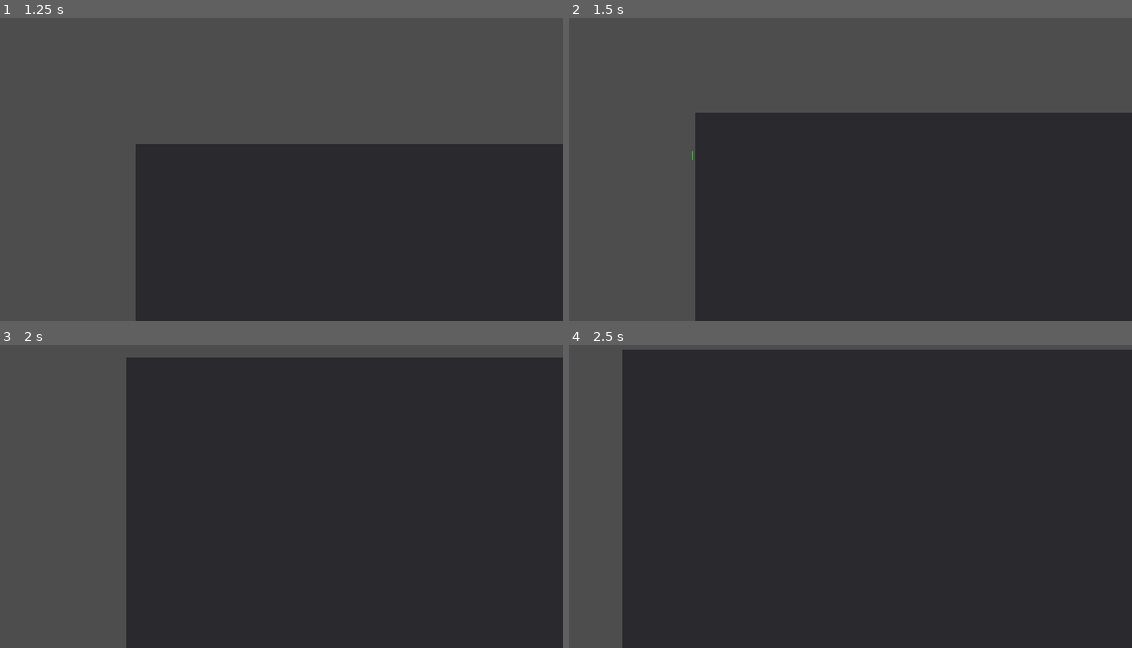
Above: before the commit, frames 1-4 (two rows, left to right).
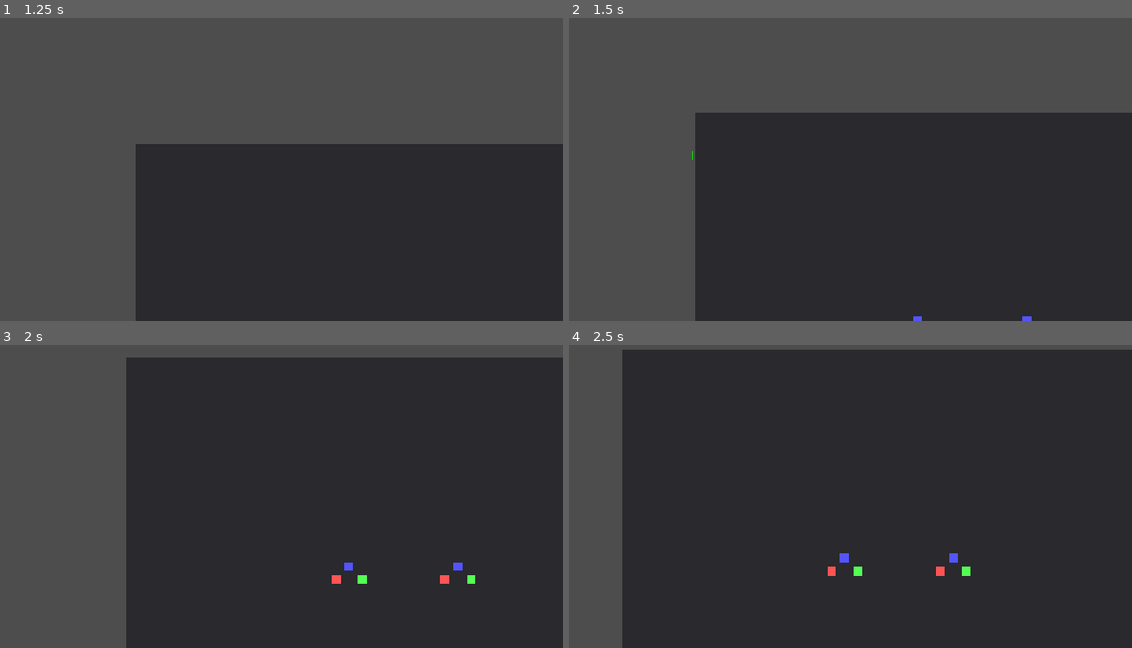
Above: after the commit, the same moments.

Repository: roflanbi4/game-zov
Game: Godot game, scene res://scenes/core/main_game.tscn
The game is run twice, just before and just after one commit, with the same random seed, the same clock (stepped at 60 frames per second) and the same inputs.
Inputs (mouse positions are in pixels of both pictures, inside the frame that each line leads up to):
- Up to frame 1 (1.25 s): tap Enter at 0.5 s; move the mouse to (388, 127) at 0.52 s; hold D from 0.53 s (still down); click (388, 127) at 0.67 s
- Up to frame 2 (1.5 s): move the mouse to (692, 163) at 1.27 s; release D at 1.28 s; hold S from 1.28 s (still down); click (692, 163) at 1.42 s
- Up to frame 3 (2 s): keep holding S
- Up to frame 4 (2.5 s): move the mouse to (878, 393) at 2.02 s; release S at 2.03 s; hold D from 2.03 s (still down); click (878, 393) at 2.17 s

Frame 1 is identical in both runs. In frame 2, less than 0.1% of the frame differs, in the area x 61-83%, y 98-100%; in frame 3, 0.3%; in frame 4, 0.3%, in the area x 45-72%, y 68-77%.

Commit message:
2-sex

Diff:
--- a/scenes/core/main_game.tscn
+++ b/scenes/core/main_game.tscn
@@ -1,7 +1,12 @@
-[gd_scene load_steps=3 format=3]
+[gd_scene load_steps=4 format=3]
 
 [ext_resource type="Script" path="res://scripts/core/RTSCamera.gd" id="1"]
 [ext_resource type="Script" path="res://scripts/core/SelectionManager.gd" id="2"]
+[ext_resource type="Script" path="res://scripts/core/SquadController.gd" id="3"]
+[ext_resource type="Script" path="res://scripts/core/Soldier.gd" id="4"]
+
+[sub_resource id="1" type="CircleShape2D"]
+radius = 4.0
 
 [node name="Main" type="Node2D"]
 
@@ -15,12 +20,84 @@
 size = Vector2(1920, 1080)
 color = Color(0.16, 0.16, 0.18, 1.0)
 
-[node name="TestUnit1" type="CharacterBody2D" parent="."]
-position = Vector2(400, 300)
+[node name="NavRegion" type="NavigationRegion2D" parent="."]
 
-[node name="Sprite2D" type="Sprite2D" parent="./TestUnit1"]
+[node name="Squad1" type="Node2D" parent="."]
+script = ExtResource("3")
+position = Vector2(400, 400)
 
-[node name="TestUnit2" type="CharacterBody2D" parent="."]
-position = Vector2(500, 300)
+[node name="Soldier1" type="CharacterBody2D" parent="Squad1"]
+script = ExtResource("4")
+position = Vector2(-24, 0)
 
-[node name="Sprite2D" type="Sprite2D" parent="./TestUnit2"]
+[node name="NavigationAgent2D" type="NavigationAgent2D" parent="Squad1/Soldier1"]
+[node name="CollisionShape2D" type="CollisionShape2D" parent="Squad1/Soldier1"]
+shape = SubResource("1")
+[node name="ColorRect" type="ColorRect" parent="Squad1/Soldier1"]
+size = Vector2(16, 16)
+color = Color(1.0, 0.33, 0.33, 1.0)
+mouse_filter = 2
+
+[node name="Soldier2" type="CharacterBody2D" parent="Squad1"]
+script = ExtResource("4")
+position = Vector2(24, 0)
+
+[node name="NavigationAgent2D" type="NavigationAgent2D" parent="Squad1/Soldier2"]
+[node name="CollisionShape2D" type="CollisionShape2D" parent="Squad1/Soldier2"]
+shape = SubResource("1")
+[node name="ColorRect" type="ColorRect" parent="Squad1/Soldier2"]
+size = Vector2(16, 16)
+color = Color(0.33, 1.0, 0.33, 1.0)
+mouse_filter = 2
+
+[node name="Soldier3" type="CharacterBody2D" parent="Squad1"]
+script = ExtResource("4")
+position = Vector2(0, -24)
+
+[node name="NavigationAgent2D" type="NavigationAgent2D" parent="Squad1/Soldier3"]
+[node name="CollisionShape2D" type="CollisionShape2D" parent="Squad1/Soldier3"]
+shape = SubResource("1")
+[node name="ColorRect" type="ColorRect" parent="Squad1/Soldier3"]
+size = Vector2(16, 16)
+color = Color(0.33, 0.33, 1.0, 1.0)
+mouse_filter = 2
+
+[node name="Squad2" type="Node2D" parent="."]
+script = ExtResource("3")
+position = Vector2(600, 400)
+
+[node name="Soldier1" type="CharacterBody2D" parent="Squad2"]
+script = ExtResource("4")
+position = Vector2(-24, 0)
+
+[node name="NavigationAgent2D" type="NavigationAgent2D" parent="Squad2/Soldier1"]
+[node name="CollisionShape2D" type="CollisionShape2D" parent="Squad2/Soldier1"]
+shape = SubResource("1")
+[node name="ColorRect" type="ColorRect" parent="Squad2/Soldier1"]
+size = Vector2(16, 16)
+color = Color(1.0, 0.33, 0.33, 1.0)
+mouse_filter = 2
+
+[node name="Soldier2" type="CharacterBody2D" parent="Squad2"]
+script = ExtResource("4")
+position = Vector2(24, 0)
+
+[node name="NavigationAgent2D" type="NavigationAgent2D" parent="Squad2/Soldier2"]
+[node name="CollisionShape2D" type="CollisionShape2D" parent="Squad2/Soldier2"]
+shape = SubResource("1")
+[node name="ColorRect" type="ColorRect" parent="Squad2/Soldier2"]
+size = Vector2(16, 16)
+color = Color(0.33, 1.0, 0.33, 1.0)
+mouse_filter = 2
+
+[node name="Soldier3" type="CharacterBody2D" parent="Squad2"]
+script = ExtResource("4")
+position = Vector2(0, -24)
+
+[node name="NavigationAgent2D" type="NavigationAgent2D" parent="Squad2/Soldier3"]
+[node name="CollisionShape2D" type="CollisionShape2D" parent="Squad2/Soldier3"]
+shape = SubResource("1")
+[node name="ColorRect" type="ColorRect" parent="Squad2/Soldier3"]
+size = Vector2(16, 16)
+color = Color(0.33, 0.33, 1.0, 1.0)
+mouse_filter = 2
--- /dev/null
+++ b/scenes/units/squad.tscn
@@ -0,0 +1,46 @@
+[gd_scene load_steps=3 format=3]
+
+[ext_resource type="Script" path="res://scripts/core/SquadController.gd" id="1"]
+[ext_resource type="Script" path="res://scripts/core/Soldier.gd" id="2"]
+
+[node name="Squad" type="Node2D"]
+script = ExtResource("1")
+
+[node name="Soldier1" type="CharacterBody2D" parent="."]
+script = ExtResource("2")
+position = Vector2(0, 0)
+
+[node name="NavigationAgent2D" type="NavigationAgent2D" parent="Soldier1"]
+[node name="CollisionShape2D" type="CollisionShape2D" parent="Soldier1"]
+shape = SubResource("1")
+[node name="ColorRect" type="ColorRect" parent="Soldier1"]
+size = Vector2(16, 16)
+color = Color(1.0, 0.33, 0.33, 1.0)
+mouse_filter = 2
+
+[node name="Soldier2" type="CharacterBody2D" parent="."]
+script = ExtResource("2")
+position = Vector2(30, 0)
+
+[node name="NavigationAgent2D" type="NavigationAgent2D" parent="Soldier2"]
+[node name="CollisionShape2D" type="CollisionShape2D" parent="Soldier2"]
+shape = SubResource("1")
+[node name="ColorRect" type="ColorRect" parent="Soldier2"]
+size = Vector2(16, 16)
+color = Color(0.33, 1.0, 0.33, 1.0)
+mouse_filter = 2
+
+[node name="Soldier3" type="CharacterBody2D" parent="."]
+script = ExtResource("2")
+position = Vector2(0, 30)
+
+[node name="NavigationAgent2D" type="NavigationAgent2D" parent="Soldier3"]
+[node name="CollisionShape2D" type="CollisionShape2D" parent="Soldier3"]
+shape = SubResource("1")
+[node name="ColorRect" type="ColorRect" parent="Soldier3"]
+size = Vector2(16, 16)
+color = Color(0.33, 0.33, 1.0, 1.0)
+mouse_filter = 2
+
+[sub_resource id="1" type="CircleShape2D"]
+radius = 4.0
--- a/scripts/core/SelectionManager.gd
+++ b/scripts/core/SelectionManager.gd
@@ -2,13 +2,15 @@
 
 @export var selection_color: Color = Color(0.0, 1.0, 0.0, 0.25)
 @export var border_color: Color = Color(0.0, 1.0, 0.0, 0.9)
+@export var highlight_color: Color = Color(1.0, 1.0, 0.0, 1.0)
 
 var is_selecting: bool = false
 var selection_start: Vector2 = Vector2.ZERO
 var selection_end: Vector2 = Vector2.ZERO
 var selected_units: Array[CharacterBody2D] = []
+var selected_squads: Array = []
 
-signal selection_changed(selected: Array[CharacterBody2D])
+signal selection_changed(selected_units: Array[CharacterBody2D], selected_squads: Array)
 
 func _ready() -> void:
 	z_index = 100
@@ -40,12 +42,36 @@
 
 func _select_units_in_box() -> void:
 	var rect: Rect2 = Rect2(selection_start.min(selection_end), (selection_start - selection_end).abs())
+	rect = rect.grow(12.0)
+
 	for unit in selected_units:
 		if is_instance_valid(unit):
 			unit.modulate = Color.WHITE
 	selected_units.clear()
-	selection_changed.emit(selected_units)
+	selected_squads.clear()
 
-func _issue_move_command(_target: Vector2) -> void:
-	for unit in selected_units:
-		pass
+	var squads: Array = get_tree().get_nodes_in_group("player_squads")
+	for squad_node in squads:
+		var squad = squad_node
+		if not is_instance_valid(squad):
+			continue
+		var squad_selected: bool = false
+		for soldier in squad.soldiers:
+			if not is_instance_valid(soldier):
+				continue
+			if rect.has_point(soldier.global_position):
+				squad_selected = true
+				break
+		if squad_selected:
+			selected_squads.append(squad)
+			for soldier in squad.soldiers:
+				if is_instance_valid(soldier):
+					soldier.modulate = highlight_color
+					selected_units.append(soldier)
+
+	selection_changed.emit(selected_units, selected_squads)
+
+func _issue_move_command(target: Vector2) -> void:
+	for squad in selected_squads:
+		if is_instance_valid(squad):
+			squad.move_squad(target)
--- /dev/null
+++ b/scripts/core/Soldier.gd
@@ -0,0 +1,34 @@
+extends CharacterBody2D
+
+@export var move_speed: float = 180.0
+@export var formation_offset: Vector2 = Vector2.ZERO
+
+@onready var nav_agent: NavigationAgent2D = $NavigationAgent2D
+
+var target_position: Vector2 = Vector2.ZERO
+
+func _ready() -> void:
+	set_physics_process(false)
+
+func set_destination(destination: Vector2) -> void:
+	target_position = destination
+	nav_agent.set_target_position(destination)
+	set_physics_process(true)
+
+func _physics_process(delta: float) -> void:
+	if nav_agent.is_navigation_finished():
+		velocity = Vector2.ZERO
+		move_and_slide()
+		set_physics_process(false)
+		return
+
+	var next_pos: Vector2 = nav_agent.get_next_path_position()
+
+	if next_pos == Vector2.ZERO:
+		velocity = Vector2.ZERO
+		move_and_slide()
+		return
+
+	var dir: Vector2 = (next_pos - global_position).normalized()
+	velocity = dir * move_speed
+	move_and_slide()
--- /dev/null
+++ b/scripts/core/SquadController.gd
@@ -0,0 +1,36 @@
+extends Node2D
+
+@export var formation_spacing: float = 24.0
+
+var soldiers: Array = []
+var formation_offsets: Array[Vector2] = []
+
+func _ready() -> void:
+	add_to_group("player_squads")
+
+	# Создаём NavigationPolygon для навигации
+	var np = NavigationPolygon.new()
+	np.vertices = PackedVector2Array([Vector2(0, 0), Vector2(1920, 0), Vector2(1920, 1080), Vector2(0, 1080)])
+	np.polygons = [PackedInt32Array([0, 1, 2, 3])]
+	get_node("/root/Main/NavRegion").navigation_polygon = np
+
+	formation_offsets = [
+		Vector2(-formation_spacing, 0),
+		Vector2(formation_spacing, 0),
+		Vector2(0, -formation_spacing)
+	]
+
+	soldiers = []
+	for child in get_children():
+		if child is CharacterBody2D:
+			soldiers.append(child)
+
+	for i in range(soldiers.size()):
+		if i < formation_offsets.size():
+			soldiers[i].formation_offset = formation_offsets[i]
+
+func move_squad(destination: Vector2) -> void:
+	for i in range(soldiers.size()):
+		var offset: Vector2 = formation_offsets[i % formation_offsets.size()]
+		var squad_dest: Vector2 = destination + offset
+		soldiers[i].set_destination(squad_dest)
Not shown, added: scripts/core/Soldier.gd.uid
Not shown, added: scripts/core/SquadController.gd.uid
